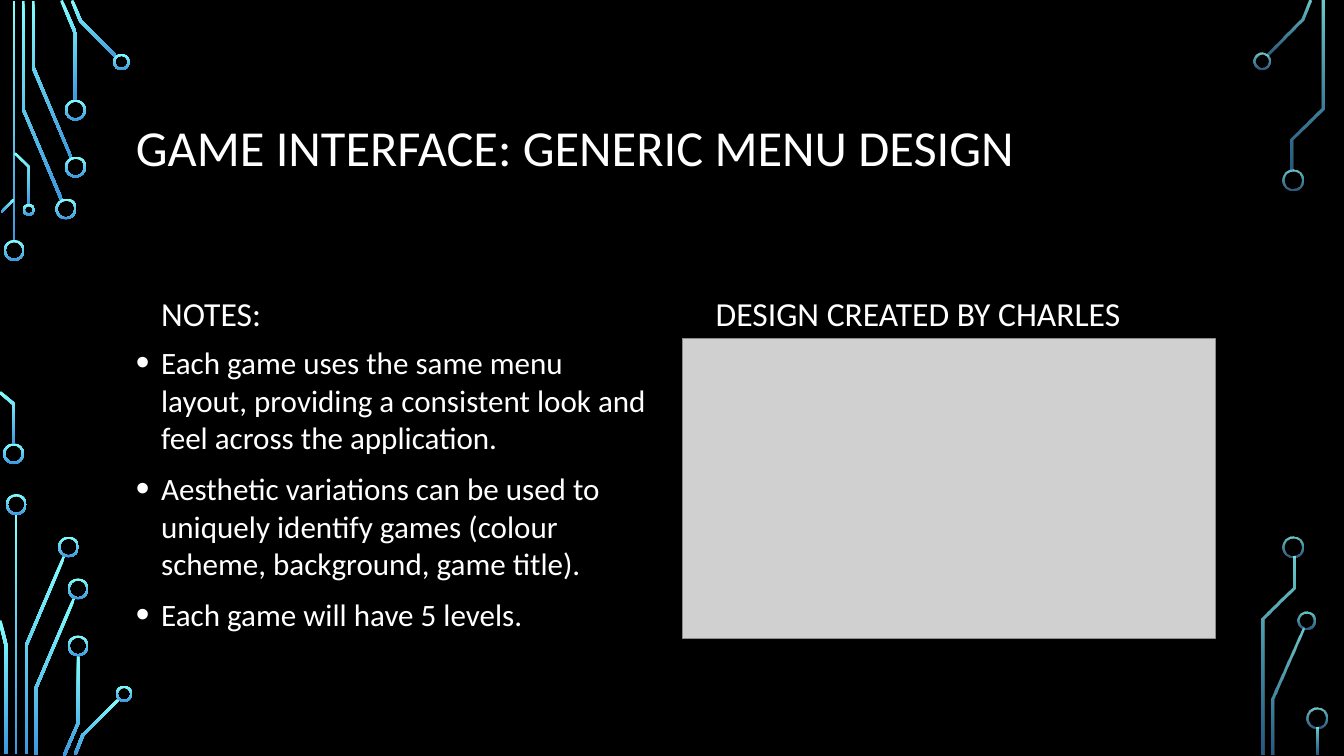
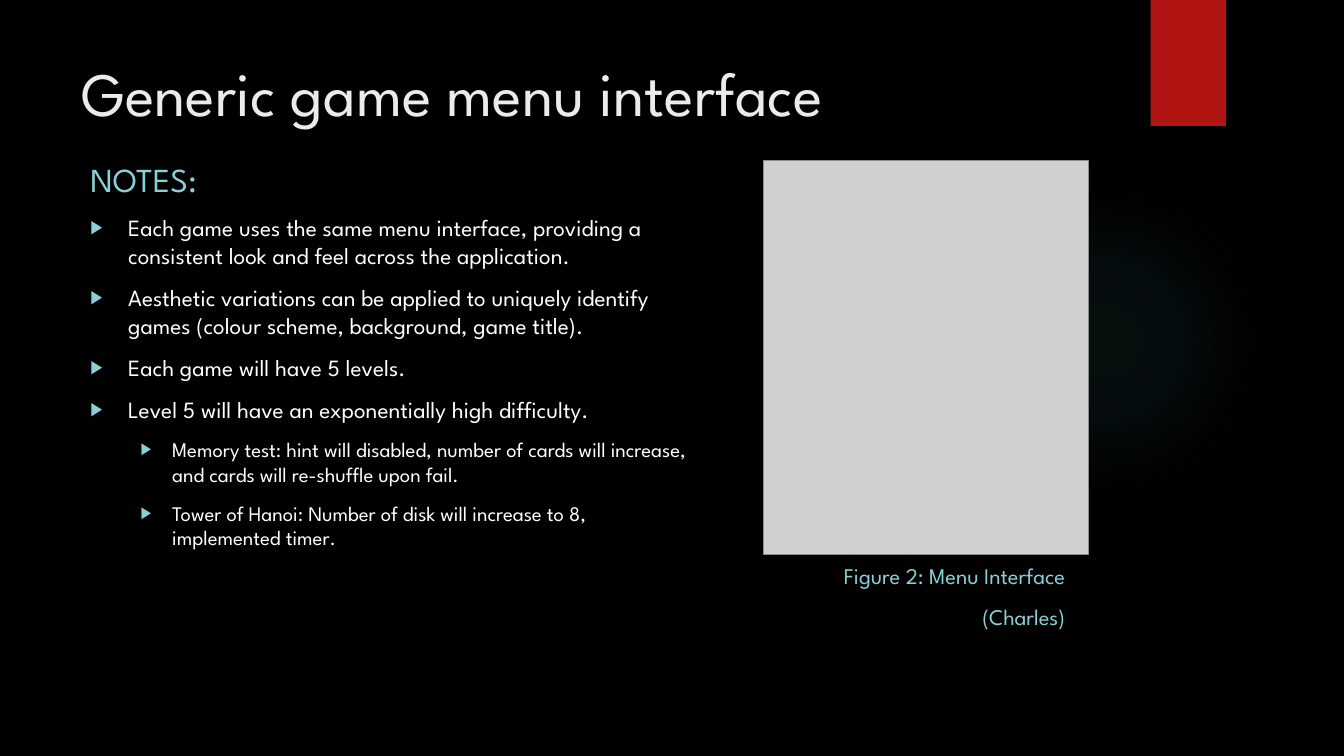
Before and after one commit to IgnitionOrk/SCaR_Arcade, a slide deck: slide 5 of SCaRArcade.pptx. Drawn at 1344x756 pixels with LibreOffice and Linux fonts; fonts in the diff are those of the drawing; grey boxes stand for pictures; background and template pictures are left out. Boxes give left, top, right and bottom in pixels: in the first picture for what was removed or moved away, otherwise in the second. Text is boxed around its words. In the diff, an @@ line names an element or a change of style, - is before the commit and + after.

Commit message:
Update presentation for wk4

```diff
--- a/SCaRArcade.pptx
+++ b/SCaRArcade.pptx
@@ rectangle added at [1150,0,1226,126], fill #B01513 @@
@@ title "Generic game menu interface" at [81,73,823,130]: vertical alignment middle to top @@
@@ title at [81,73,823,130]: text changed; size 36 to 44 pt; font Calibri to League Spartan; text colour #FFFFFF to #EBEBEB @@
-GAME INTERFACE: GENERIC MENU DESIGN
+Generic game menu interface
@@ text "NOTES:": place and size @@
-text "NOTES:" at [161,304,261,327]
+text "NOTES:" at [90,169,196,193]
@@ text "NOTES:" at [90,169,196,193]: font Calibri to League Spartan, text colour #FFFFFF to #8AD0D6; line spacing 0.9 to 1 @@
@@ picture: place and size @@
-picture at [683,339,1215,638]
+picture at [764,161,1089,556]
@@ text "Each game uses the same ...": place and size @@
-text "Each game uses the same ..." at [161,352,646,632]
+text "Each game uses the same ..." at [128,219,686,550]
@@ ellipse added at [949,185,1259,495], fill gradient #50B9C1 @@
@@ text at [128,219,648,339]: text changed; size 22.2 to 16.6 pt; font Calibri to League Spartan @@
-• Each game uses the same menu layout, providing a consistent look and feel across the application.
-• Aesthetic variations can be used to uniquely identify games (colour scheme, background, game title).
+▶ Each game uses the same menu interface, providing a consistent look and feel across the application.
+▶ Aesthetic variations can be applied to uniquely identify games (colour scheme, background, game title).
@@ text at [128,360,406,381]: size 22.2 to 16.6 pt, font Calibri to League Spartan in "Each game will have 5 levels."; bullet • to ▶ @@
@@ text at [128,401,686,550]: paragraphs added @@
+▶ Level 5 will have an exponentially high difficulty.
+  ▶ Memory test: hint will disabled, number of cards will increase, and cards will re-shuffle upon fail.
+  ▶ Tower of Hanoi: Number of disk will increase to 8, implemented timer.
@@ text at [844,568,1065,630]: text changed; size 24 to 16 pt; font Calibri to League Spartan; text colour #FFFFFF to #8AD0D6 @@
-DESIGN CREATED BY CHARLES
+Figure 2: Menu Interface
+(Charles)
@@ group removed at [0,0,1328,756]: 33 freeform shapes, 3 rectangles @@
```
Also in this commit, not shown: 8 other slides changed, 2 slides added, 2 slides removed.
